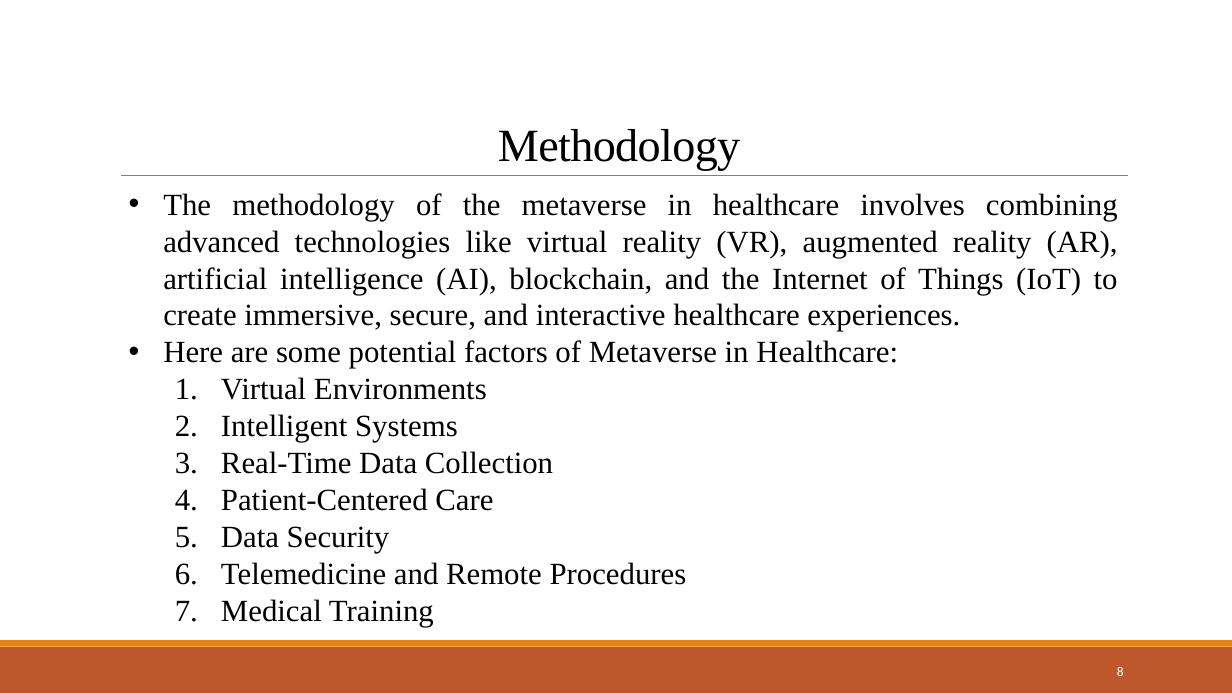
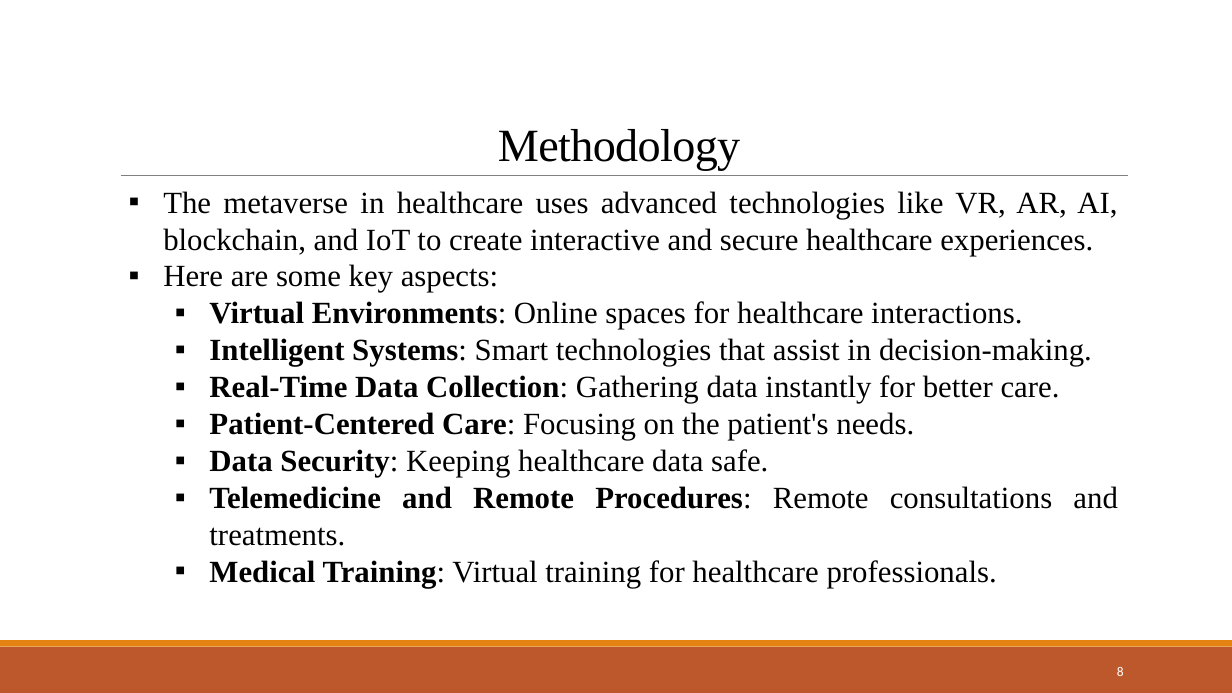
Before and after one commit to Devjethva1111/Metaverse-in-Healthcare, a slide deck: slide 8 of Seminar PPT/23MDS003 - Seminar.pptx. Drawn at 1232x693 pixels with LibreOffice and Linux fonts; fonts in the diff are those of the drawing. Boxes give left, top, right and bottom in pixels: in the first picture for what was removed or moved away, otherwise in the second. Text is boxed around its words. In the diff, an @@ line names an element or a change of style, - is before the commit and + after.

```diff
--- a/Seminar PPT/23MDS003 - Seminar.pptx
+++ b/Seminar PPT/23MDS003 - Seminar.pptx
@@ text at (163, 191, 1117, 588): text changed @@
-• The methodology of the metaverse in healthcare involves combining advanced technologies like virtual reality (VR), augmented reality (AR), artificial intelligence (AI), blockchain, and the Internet of Things (IoT) to create immersive, secure, and interactive healthcare experiences.
-• Here are some potential factors of Metaverse in Healthcare:
-  1. Virtual Environments
-  2. Intelligent Systems
-  3. Real-Time Data Collection
-  4. Patient-Centered Care
-  5. Data Security
-  6. Telemedicine and Remote Procedures
-  7. Medical Training
+▪ The metaverse in healthcare uses advanced technologies like VR, AR, AI, blockchain, and IoT to create interactive and secure healthcare experiences.
+▪ Here are some key aspects:
+  ▪ Virtual Environments: Online spaces for healthcare interactions.
+  ▪ Intelligent Systems: Smart technologies that assist in decision-making.
+  ▪ Real-Time Data Collection: Gathering data instantly for better care.
+  ▪ Patient-Centered Care: Focusing on the patient's needs.
+  ▪ Data Security: Keeping healthcare data safe.
+  ▪ Telemedicine and Remote Procedures: Remote consultations and treatments.
+  ▪ Medical Training: Virtual training for healthcare professionals.
```
Also in this commit, not shown: 12 other slides changed, 6 slides added, 3 other files.
